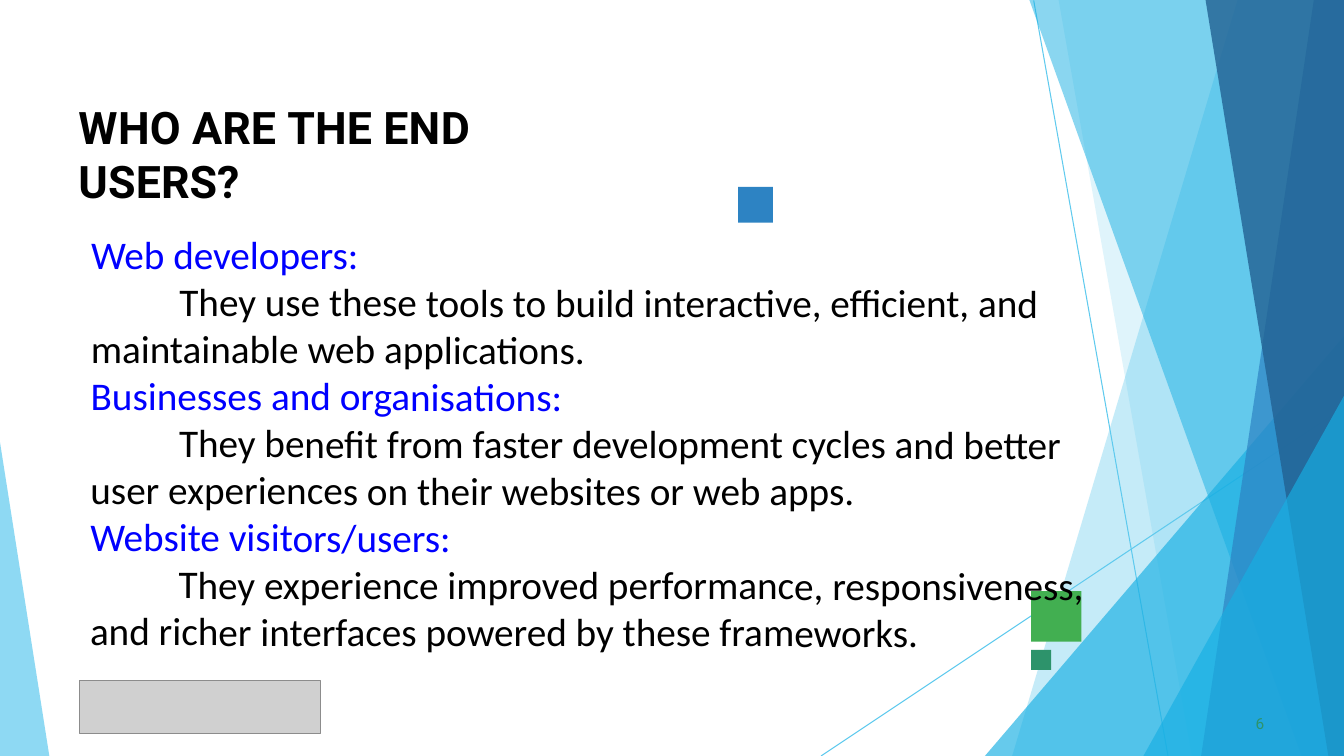
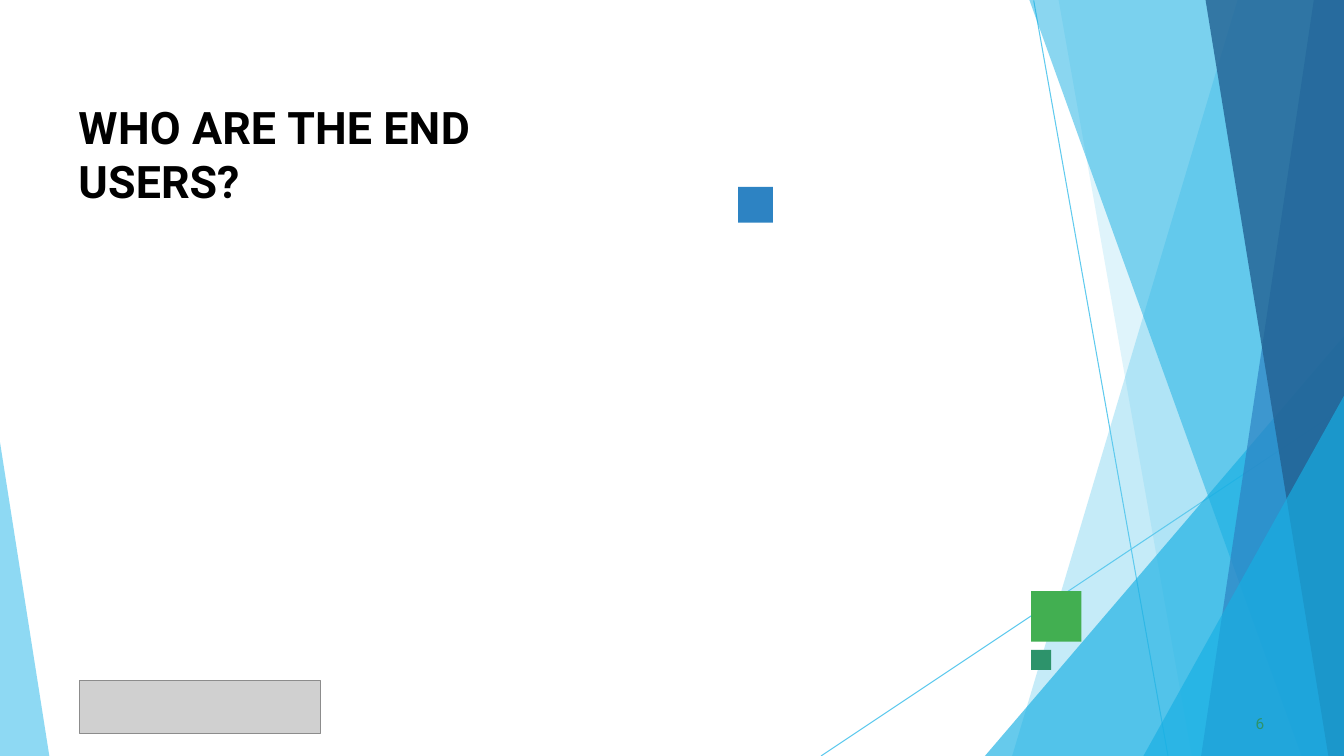
Before and after one commit to prabhakaran8518-ops/Priya-.p, a slide deck: slide 6 of PPT FWD TNSDC 2025 (1).pptx. Drawn at 1344x756 pixels with LibreOffice and Linux fonts; fonts in the diff are those of the drawing; grey boxes stand for pictures. Boxes give left, top, right and bottom in pixels: in the first picture for what was removed or moved away, otherwise in the second. Text is boxed around its words. In the diff, an @@ line names an element or a change of style, - is before the commit and + after.

```diff
--- a/PPT FWD TNSDC 2025 (1).pptx
+++ b/PPT FWD TNSDC 2025 (1).pptx
@@ text removed at <box>90,241,1083,653</box> @@
-Web developers:
-They use these tools to build interactive, efficient, and maintainable web applications.
-Businesses and organisations:
-They benefit from faster development cycles and better user experiences on their websites or web apps.
-Website visitors/users:
-They experience improved performance, responsiveness, and richer interfaces powered by these frameworks.
```
Also in this commit, not shown: 9 other slides changed.
